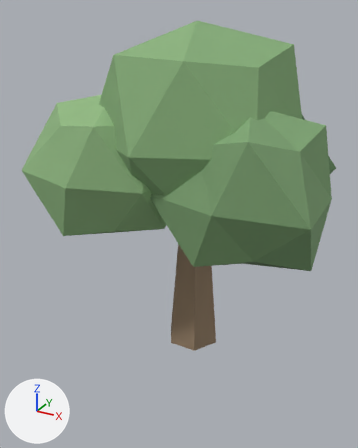
What one commit did to the glTF model godot/assets/models/tree_temperate_oak.glb.
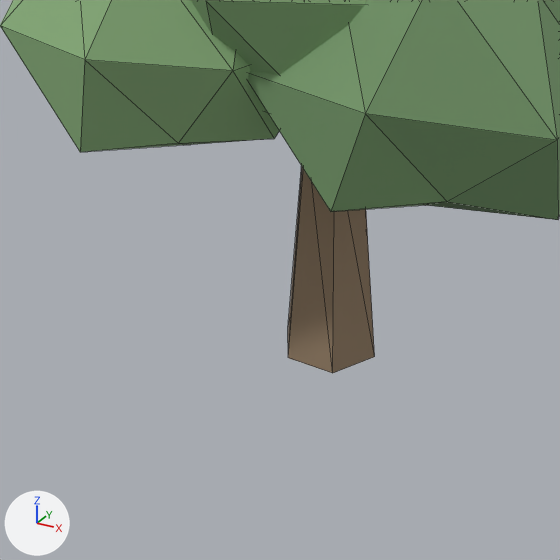
Each version is shown whole from a 50 mm lens placed at (0.881, -1.741, 1.428), pointed at (-0.096, 0.036, 0.539), then close up on the part from 6% to 87% of the width and 35% to 100% of the height. Lighting does not change. The marker at lower left points along +X, +Y and +Z. The first two pictures are the older version. The close-ups show mesh edges as thin lines. Vertices at exactly the same position are counted once.
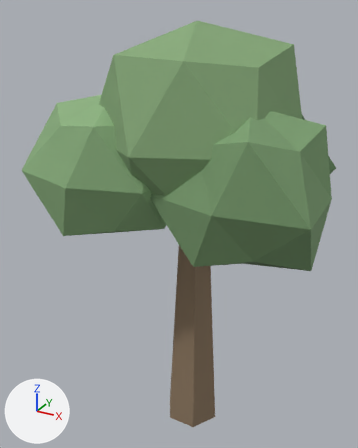
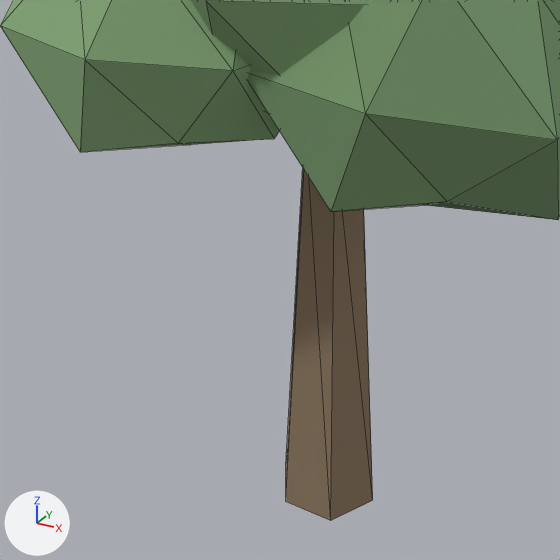
Pixel boxes [x1, y1, x2, y2] of what changed, in the close-ups (560 x 560 px; the box of a moved part takes in the faces that stretch with it):
'Mesh_0', reshaped: before [0, 0, 560, 373]; after [0, 0, 560, 521]
part 1 of me_mesh_0, moved or reshaped: before [288, 167, 375, 373]; after [286, 169, 373, 521]

Patch to the scene script:
```diff
--- a/godot/assets/models/tree_temperate_oak.glb.py
+++ b/godot/assets/models/tree_temperate_oak.glb.py
@@ me_mesh_0 @@
 # used by ob_mesh_0; location = (0.0, 0.0, 0.0)
-me_mesh_0.from_pydata(...)  # 127 vertices, 228 faces; spans x -0.557..0.576, y -0.481..0.596, z 0.0..1.38
-me_mesh_0.vertices[0].co = (0.12, 0.0, 0.0)  # pixel (374, 356)
-me_mesh_0.vertices[1].co = (0.06, -0.104, 0.0)  # pixel (332, 373)
-me_mesh_0.vertices[4].co = (-0.06, -0.104, 0.0)  # pixel (288, 357)
-me_mesh_0.vertices[6].co = (-0.12, 0.0, 0.0)  # pixel (287, 328)
-me_mesh_0.vertices[8].co = (-0.06, 0.104, 0.0)
-me_mesh_0.vertices[10].co = (0.06, 0.104, 0.0)
+me_mesh_0.from_pydata(...)  # 127 vertices, 228 faces; spans x -0.557..0.576, y -0.481..0.596, z -0.45..1.38
+# me_mesh_0 part 1
+me_mesh_0.vertices[0].co = (0.13, 0.0, -0.45)  # pixel (372, 500)
+me_mesh_0.vertices[1].co = (0.065, -0.113, -0.45)  # pixel (330, 520)
+me_mesh_0.vertices[4].co = (-0.065, -0.113, -0.45)  # pixel (285, 501)
+me_mesh_0.vertices[6].co = (-0.13, 0.0, -0.45)  # pixel (285, 465)
+me_mesh_0.vertices[8].co = (-0.065, 0.113, -0.45)
+me_mesh_0.vertices[10].co = (0.065, 0.113, -0.45)
 me_mesh_0.materials.append(mat_vertexcolormat)
```
